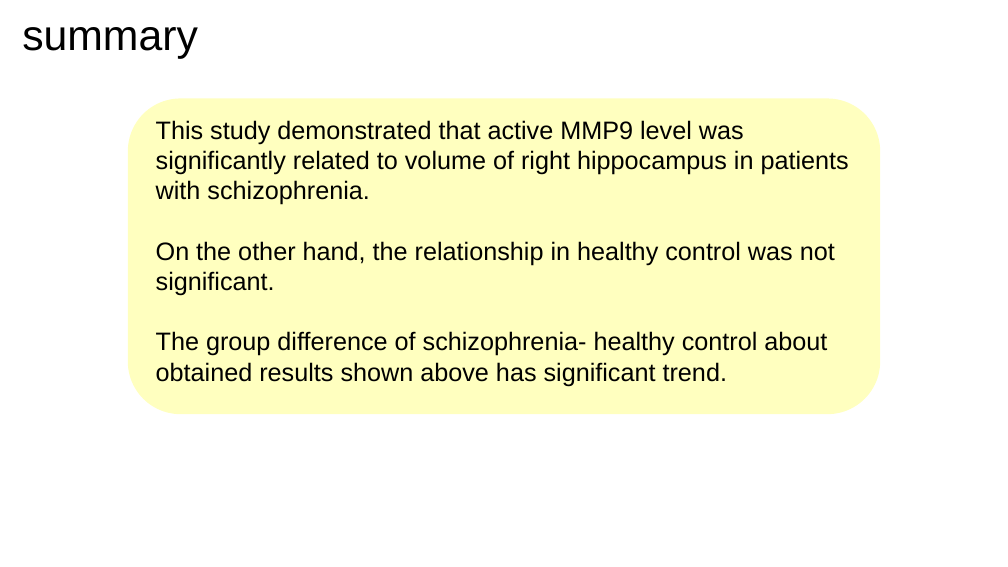
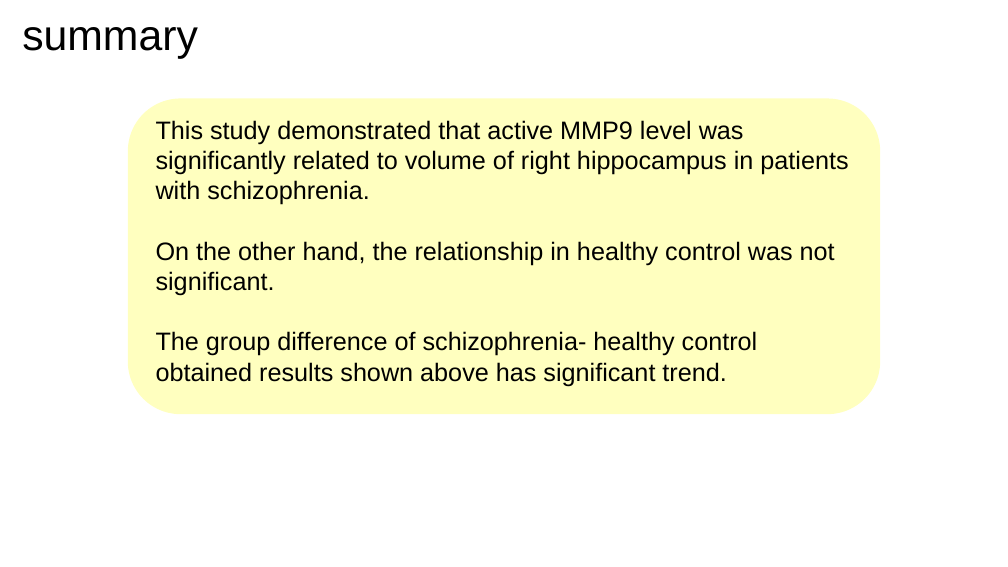
Before and after one commit to beseto/2022, a slide deck: slide 14 of documents/slides/D9.pptx. Drawn at 1008x567 pixels with LibreOffice and Linux fonts; fonts in the diff are those of the drawing. Boxes give left, top, right and bottom in pixels: in the first picture for what was removed or moved away, otherwise in the second. Text is boxed around its words. In the diff, an @@ line names an element or a change of style, - is before the commit and + after.

```diff
--- a/documents/slides/D9.pptx
+++ b/documents/slides/D9.pptx
@@ rounded rectangle at (x1=128, y1=98, x2=880, y2=414): proportions changed @@
@@ text at (x1=156, y1=331, x2=758, y2=386): text changed @@
-The group difference of schizophrenia- healthy control about obtained results shown above has significant trend.
+The group difference of schizophrenia- healthy control obtained results shown above has significant trend.
```
Also in this commit, not shown: 10 other slides changed, 1 other file.
